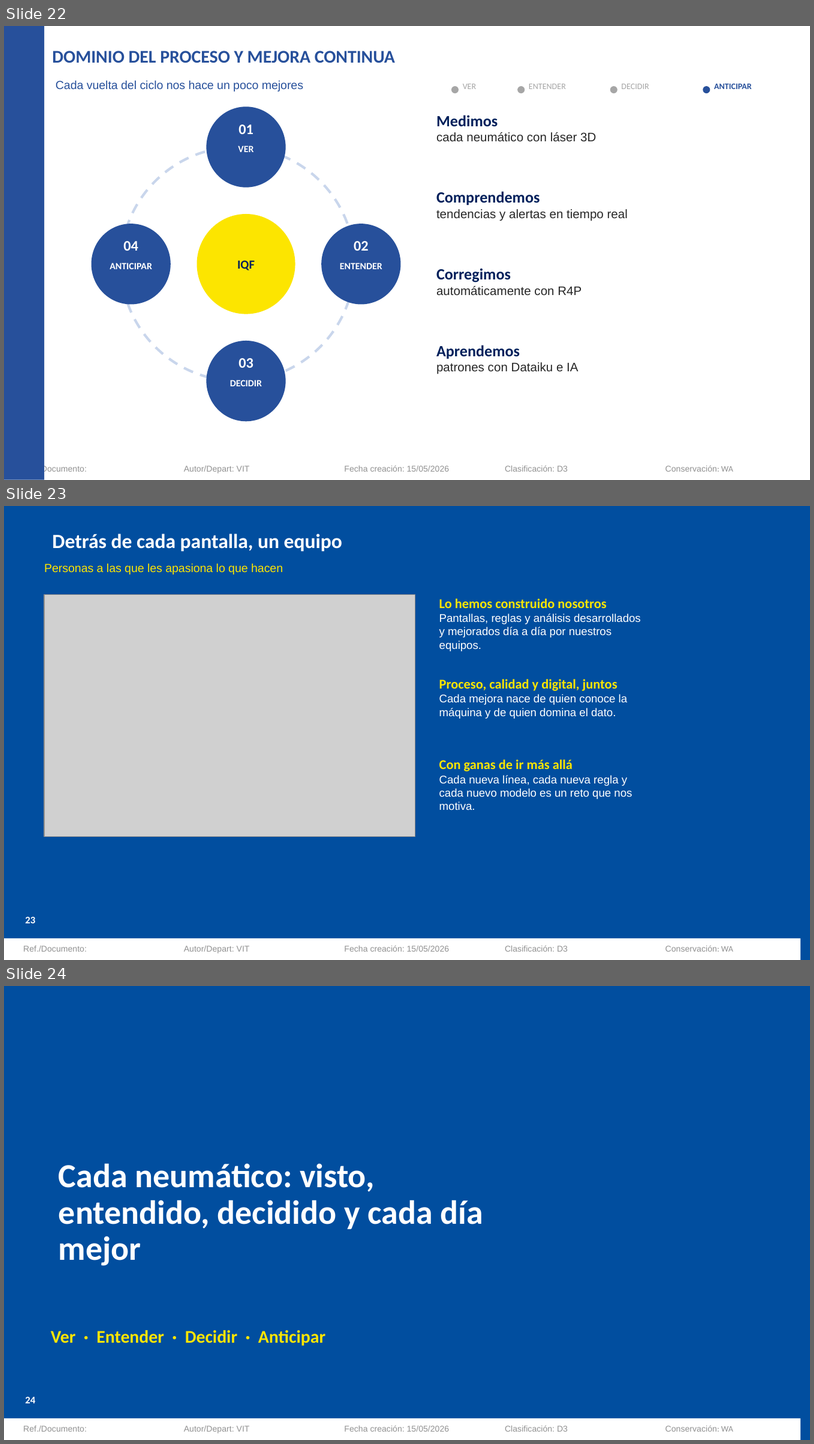
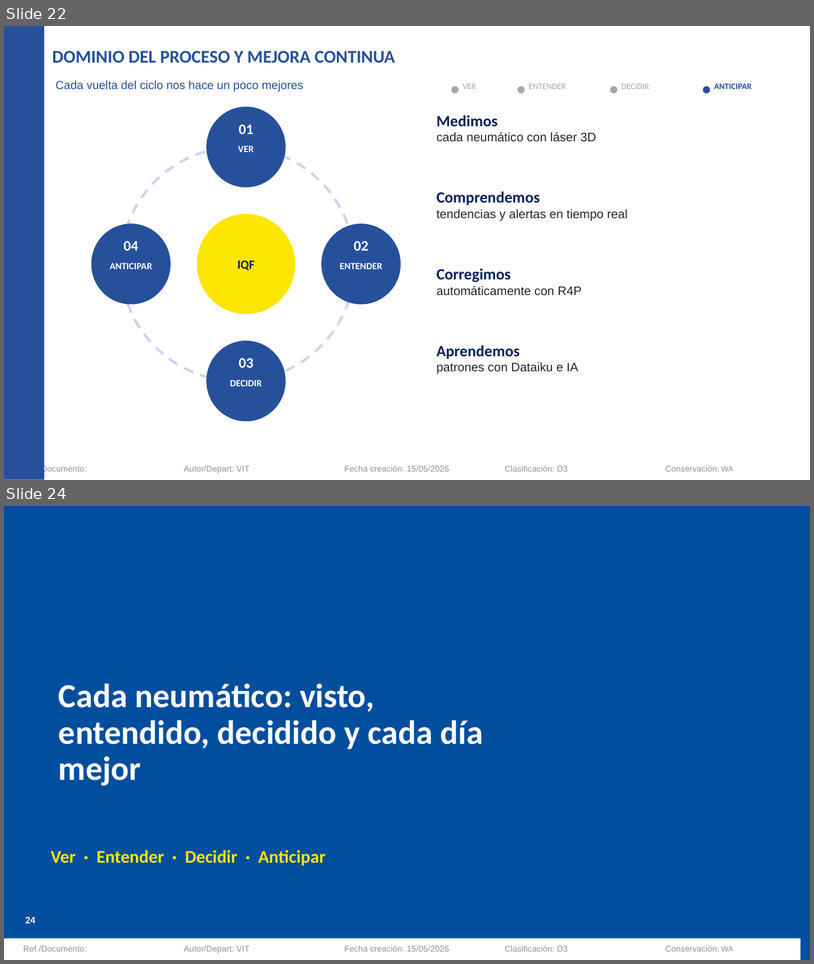
Before and after one commit to Asierenux/blank-app, a slide deck: presentaciones/Michelin_Hyundai_Fabricacion_Digital_ES.pptx. Shown one above the other, each under a label of ours: slides 22, 23 and 24 before the commit, slides 22 and 24 after it; the slides between them are not shown. The pictures are 814x1444 and 814x964 pixels, drawn with LibreOffice and Linux fonts; fonts in the diff are those of the drawing; grey boxes stand for pictures; background and template pictures are left out. Boxes give left, top, right and bottom in pixels: in the first picture for what was removed or moved away, otherwise in the second. Text is boxed around its words. In the diff, an @@ line names an element or a change of style, - is before the commit and + after.

```diff
--- a/presentaciones/Michelin_Hyundai_Fabricacion_Digital_ES.pptx
+++ b/presentaciones/Michelin_Hyundai_Fabricacion_Digital_ES.pptx
@@ slide 23 removed at (4,506,810,960), background #014E9F; not listed: 7 template elements that a slide beside it also shows @@
@@ title removed at (52,534,342,552) @@
-Detrás de cada pantalla, un equipo
@@ text removed at (44,563,283,574) @@
-Personas a las que les apasiona lo que hacen
@@ picture removed at (44,595,415,837) @@
@@ text removed at (440,598,641,651) @@
-Lo hemos construido nosotros
-Pantallas, reglas y análisis desarrollados y mejorados día a día por nuestros equipos.
@@ text removed at (440,679,628,718) @@
-Proceso, calidad y digital, juntos
-Cada mejora nace de quien conoce la máquina y de quien domina el dato.
@@ text removed at (440,759,632,810) @@
-Con ganas de ir más allá
-Cada nueva línea, cada nueva regla y cada nuevo modelo es un reto que nos motiva.
```
Also in this commit, not shown: 1 slide changed, 1 slide added.
